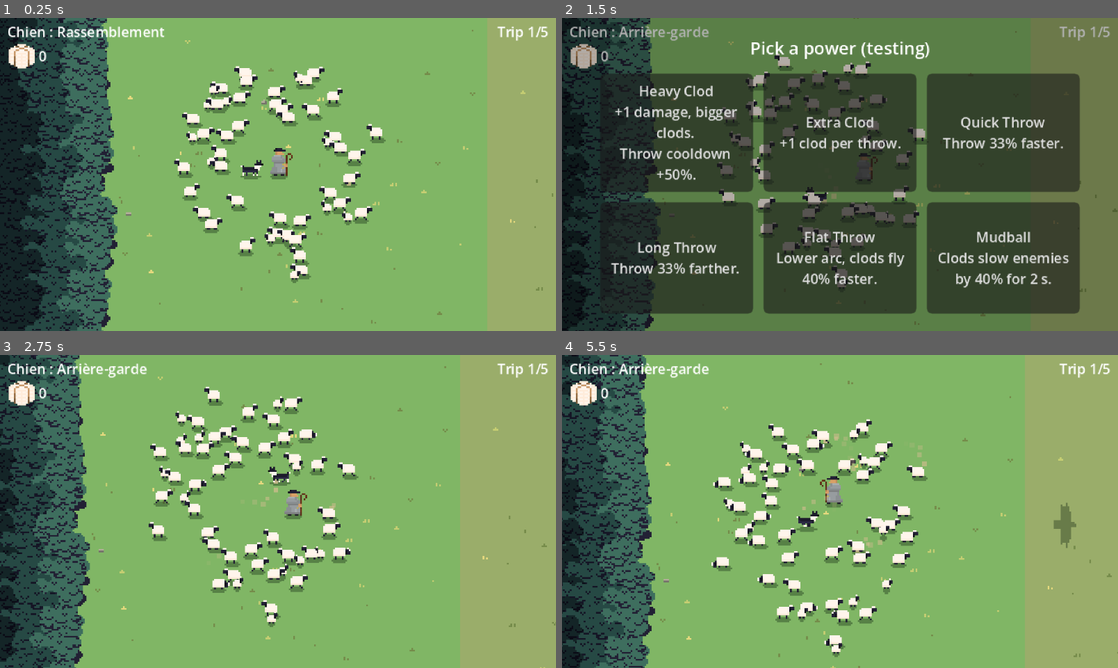
Above: before the commit, frames 1-4 (two rows, left to right).
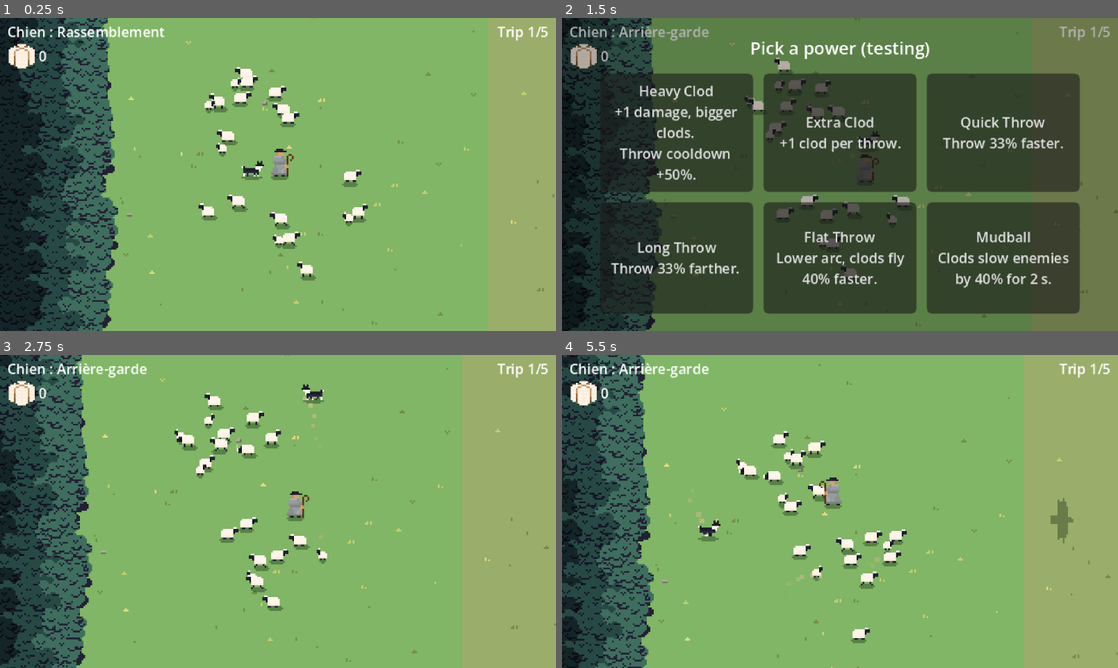
Above: after the commit, the same moments.

Repository: jaimegomesparente/wooly-caravan
Game: Godot game, scene res://scenes/main/main.tscn
Same seed, same stepped clock (60 frames per second), same inputs: the game is played once before the commit and once after it.
Inputs (mouse positions are in pixels of both pictures, inside the frame that each line leads up to):
- Up to frame 1 (0.25 s): no input
- Up to frame 2 (1.5 s): move the mouse to (962, 158) at 0.52 s; hold Right (move_right) 0.53-1.28 s; tap Space (dog_mode) at 0.6 s; move the mouse to (728, 190) at 1.27 s; hold Down (move_down) from 1.28 s (still down); tap P (pick_power) at 1.35 s
- Up to frame 3 (2.75 s): release Down (move_down) at 2 s; click "Heavy Clod +1 damage, bigger …" at 2 s
- Up to frame 4 (5.5 s): move the mouse to (895, 442) at 2.77 s; hold Right (move_right) 2.78-3.53 s; tap E (spawn_eagle) at 2.85 s; move the mouse to (812, 574) at 3.52 s; hold Up (move_up) 3.53-4.28 s; tap L (spawn_wolf) at 3.6 s; move the mouse to (1006, 558) at 4.27 s; hold Left (move_left) from 4.28 s (still down); click (1006, 558) at 4.35 s; move the mouse to (673, 464) at 5.02 s; tap Mouse wheel up (zoom_in) at 5.1 s

The runs differ from the first frame. In frame 1, 9.0% of the frame differs, in the area x 0-100%, y 0-100%; in frame 2, 6.2%; in frame 3, 13%; in frame 4, 12%.

Commit message:
feat(sheep): ram scene with its own sprite, never shorn

Diff:
--- /dev/null
+++ b/entities/sheep/ram.tscn
@@ -0,0 +1,150 @@
+[gd_scene format=3]
+
+[ext_resource type="Script" uid="uid://54f5ttv4q0c" path="res://entities/sheep/sheep.gd" id="1_script"]
+[ext_resource type="Resource" uid="uid://cqv7e475qv2o1" path="res://resources/flock_config.tres" id="2_config"]
+[ext_resource type="Texture2D" uid="uid://o0l3aafdlele" path="res://art/sprites/sheeps/ram-Sheet.png" id="3_sheet"]
+[ext_resource type="PackedScene" path="res://effects/dust.tscn" id="4_dust"]
+[ext_resource type="PackedScene" path="res://effects/shadow.tscn" id="shadow_fx"]
+
+[sub_resource type="AtlasTexture" id="AtlasTexture_r0"]
+atlas = ExtResource("3_sheet")
+region = Rect2(0, 0, 16, 16)
+
+[sub_resource type="AtlasTexture" id="AtlasTexture_r1"]
+atlas = ExtResource("3_sheet")
+region = Rect2(16, 0, 16, 16)
+
+[sub_resource type="AtlasTexture" id="AtlasTexture_r2"]
+atlas = ExtResource("3_sheet")
+region = Rect2(32, 0, 16, 16)
+
+[sub_resource type="AtlasTexture" id="AtlasTexture_r3"]
+atlas = ExtResource("3_sheet")
+region = Rect2(48, 0, 16, 16)
+
+[sub_resource type="AtlasTexture" id="AtlasTexture_r4"]
+atlas = ExtResource("3_sheet")
+region = Rect2(64, 0, 16, 16)
+
+[sub_resource type="AtlasTexture" id="AtlasTexture_r5"]
+atlas = ExtResource("3_sheet")
+region = Rect2(80, 0, 16, 16)
+
+[sub_resource type="AtlasTexture" id="AtlasTexture_r6"]
+atlas = ExtResource("3_sheet")
+region = Rect2(96, 0, 16, 16)
+
+[sub_resource type="AtlasTexture" id="AtlasTexture_r7"]
+atlas = ExtResource("3_sheet")
+region = Rect2(112, 0, 16, 16)
+
+[sub_resource type="AtlasTexture" id="AtlasTexture_r8"]
+atlas = ExtResource("3_sheet")
+region = Rect2(128, 0, 16, 16)
+
+[sub_resource type="AtlasTexture" id="AtlasTexture_r9"]
+atlas = ExtResource("3_sheet")
+region = Rect2(144, 0, 16, 16)
+
+[sub_resource type="SpriteFrames" id="SpriteFrames_ram"]
+animations = [{
+"frames": [{
+"duration": 1.0,
+"texture": SubResource("AtlasTexture_r8")
+}, {
+"duration": 1.0,
+"texture": SubResource("AtlasTexture_r9")
+}],
+"loop": 1,
+"name": &"butt",
+"speed": 8.0
+}, {
+"frames": [{
+"duration": 1.0,
+"texture": SubResource("AtlasTexture_r6")
+}, {
+"duration": 1.0,
+"texture": SubResource("AtlasTexture_r5")
+}, {
+"duration": 1.0,
+"texture": SubResource("AtlasTexture_r4")
+}],
+"loop": 0,
+"name": &"finished_graze",
+"speed": 3.0
+}, {
+"frames": [{
+"duration": 1.0,
+"texture": SubResource("AtlasTexture_r6")
+}, {
+"duration": 1.0,
+"texture": SubResource("AtlasTexture_r7")
+}],
+"loop": 1,
+"name": &"graze",
+"speed": 2.0
+}, {
+"frames": [{
+"duration": 1.0,
+"texture": SubResource("AtlasTexture_r0")
+}, {
+"duration": 1.0,
+"texture": SubResource("AtlasTexture_r1")
+}],
+"loop": 1,
+"name": &"idle",
+"speed": 5.0
+}, {
+"frames": [{
+"duration": 1.0,
+"texture": SubResource("AtlasTexture_r2")
+}, {
+"duration": 1.0,
+"texture": SubResource("AtlasTexture_r3")
+}],
+"loop": 1,
+"name": &"run",
+"speed": 8.0
+}, {
+"frames": [{
+"duration": 1.0,
+"texture": SubResource("AtlasTexture_r4")
+}, {
+"duration": 1.0,
+"texture": SubResource("AtlasTexture_r5")
+}, {
+"duration": 1.0,
+"texture": SubResource("AtlasTexture_r6")
+}],
+"loop": 0,
+"name": &"to_graze",
+"speed": 3.0
+}]
+
+[sub_resource type="RectangleShape2D" id="RectangleShape2D_ram"]
+size = Vector2(7.375, 6)
+
+[node name="Ram" type="CharacterBody2D" groups=["sheep"]]
+collision_layer = 2
+collision_mask = 16
+motion_mode = 1
+script = ExtResource("1_script")
+config = ExtResource("2_config")
+ram = true
+
+[node name="Shadow" parent="." node_paths=PackedStringArray("sprite") instance=ExtResource("shadow_fx")]
+instance_shader_parameters/size = Vector2(9, 3)
+position = Vector2(-1, 0)
+size = Vector2i(9, 3)
+sprite = NodePath("../AnimatedSprite2D")
+
+[node name="Dust" parent="." instance=ExtResource("4_dust")]
+
+[node name="AnimatedSprite2D" type="AnimatedSprite2D" parent="."]
+position = Vector2(4, -8)
+sprite_frames = SubResource("SpriteFrames_ram")
+animation = &"idle"
+
+[node name="CollisionShape2D" type="CollisionShape2D" parent="."]
+position = Vector2(-0.5, -4)
+shape = SubResource("RectangleShape2D_ram")
--- a/entities/sheep/sheep.gd
+++ b/entities/sheep/sheep.gd
@@ -16,6 +16,8 @@
 const WANDER_TIMEOUT := 3.0
 ## Time (s) of a 1 px hop: on being shorn, or a lamb's little jump at rest.
 const HOP_TIME := 0.15
+## Time (s) a ram plays its butt animation.
+const BUTT_TIME := 0.3
 
 ## Toggled by the debug overlay (F3): each sheep draws a line to its target and a state dot.
 static var debug_draw: bool = false
@@ -27,8 +29,9 @@
 
 var mother: Sheep
 var grow_trips: int = 0
-## A ram butts away the enemies that come to grab it (see FlockConfig ram_*); set with make_ram().
-var ram: bool = false
+## A ram (`ram.tscn`, bought in the shop) butts away the enemies that come to grab it (see
+## FlockConfig ram_*); it is never shorn.
+@export var ram: bool = false
 
 ## Shorn on the pasture: plays the `_shaved` animations; the wool may grow back at the end of each
 ## graze (regrow_chance).
@@ -109,8 +112,6 @@
 	_set_facing_left(cos(_heading) < 0.0)
 	_think_timer = randf_range(0.0, config.think_interval_max)
 	_sprite.animation_finished.connect(_on_animation_finished)
-	if ram:
-		_sprite.modulate = config.ram_tint
 	_enter_rest()
 
 
@@ -222,13 +223,6 @@
 	_pending_gait = Gait.REST
 
 
-## Turns into a ram (tinted until it has a sprite of its own).
-func make_ram() -> void:
-	ram = true
-	if is_node_ready():
-		_sprite.modulate = config.ram_tint
-
-
 ## Called by an enemy about to grab this sheep: a ram ready to butt turns to it, hops and butts it
 ## back instead of being caught (true).
 func fends_off(enemy: Enemy) -> bool:
@@ -742,6 +736,9 @@
 		hop = roundf(absf(sin(_hop_distance * PI / config.hop_length)) * config.hop_height)
 	_sprite.position.y = _sprite_offset_y - hop
 
+	if ram and _butt_timer > config.ram_cooldown - BUTT_TIME:
+		_play(&"butt", 1.0)
+		return
 	if _speed > GUIDE_STOPPED_SPEED:
 		# No run_shaved yet: a shorn sheep would show its wool while it moves, so it keeps idle_shaved.
 		if shaved and not _has_frames(&"run_shaved"):
--- a/resources/flock_config.gd
+++ b/resources/flock_config.gd
@@ -119,8 +119,6 @@
 @export var ram_push: float = 10.0
 @export var ram_stun_time: float = 1.5
 @export var ram_cooldown: float = 2.0
-## Tint of a ram until it has a sprite of its own.
-@export var ram_tint: Color = Color(0.85, 0.7, 0.5)
 
 @export_group("Variety")
 ## Each sheep gets a temperament from timid to bold; this scales how much it changes: a timid sheep
--- a/scenes/main/main.gd
+++ b/scenes/main/main.gd
@@ -3,6 +3,7 @@
 @export var sheep_scene: PackedScene
 @export var sheep_count: int = 10
 @export var lamb_scene: PackedScene
+@export var ram_scene: PackedScene
 ## Share of the starting sheep that have a lamb.
 @export_range(0.0, 1.0) var lamb_ratio: float = 0.3
 ## A lamb grows into a sheep after this many trips (drawn between min and max).
@@ -37,11 +38,10 @@
 		RunManager.start_flock(sheep_count, lamb_ratio, lamb_grow_trips)
 	var mothers: Array[Sheep] = []
 	for i in RunManager.sheep:
-		var sheep := sheep_scene.instantiate() as Sheep
+		var scene := ram_scene if i < RunManager.rams else sheep_scene
+		var sheep := scene.instantiate() as Sheep
 		var offset := Vector2.from_angle(randf() * TAU) * randf_range(spawn_radius * 0.5, spawn_radius)
 		sheep.position = _shepherd.position + offset
-		if i < RunManager.rams:
-			sheep.make_ram()
 		add_child(sheep)
 		mothers.append(sheep)
 	mothers.shuffle()
--- a/scenes/main/main.tscn
+++ b/scenes/main/main.tscn
@@ -8,21 +8,22 @@
 [ext_resource type="Script" uid="uid://bqilwa470fm3t" path="res://scenes/main/debug_overlay.gd" id="6_debug"]
 [ext_resource type="Resource" uid="uid://cqv7e475qv2o1" path="res://resources/flock_config.tres" id="7_config"]
 [ext_resource type="PackedScene" uid="uid://dsla4jtx1mnqu" path="res://entities/wolf/wolf.tscn" id="8_wolf"]
-[ext_resource type="PackedScene" path="res://entities/eagle/eagle.tscn" id="16_eagle"]
 [ext_resource type="Script" uid="uid://bo1b31a41aamx" path="res://scenes/main/trip.gd" id="9_trip"]
 [ext_resource type="PackedScene" path="res://ui/end_screen.tscn" id="10_end"]
-[ext_resource type="PackedScene" path="res://ui/pasture_screen.tscn" id="17_pasture"]
 [ext_resource type="PackedScene" uid="uid://c67pgonbomrfh" path="res://entities/dog/dog.tscn" id="11_dog"]
 [ext_resource type="Script" uid="uid://ptixokqk1ji5" path="res://ui/dog_mode_label.gd" id="12_dog_mode"]
 [ext_resource type="Script" uid="uid://btvxehkrfvnr3" path="res://scenes/main/attack_director.gd" id="13_attacks"]
 [ext_resource type="Script" uid="uid://d02ut0adswhae" path="res://scenes/main/forest.gd" id="14_forest"]
 [ext_resource type="Texture2D" uid="uid://k3g1uuc7bcwu" path="res://art/sprites/environment/trees.png" id="15_trees"]
-[ext_resource type="Script" path="res://scenes/main/shearing.gd" id="18_shearing"]
+[ext_resource type="PackedScene" uid="uid://dll346jmi8hil" path="res://entities/eagle/eagle.tscn" id="16_eagle"]
+[ext_resource type="PackedScene" path="res://ui/pasture_screen.tscn" id="17_pasture"]
+[ext_resource type="Script" uid="uid://cretwigclyc4g" path="res://scenes/main/shearing.gd" id="18_shearing"]
 [ext_resource type="PackedScene" path="res://effects/wool_fluff.tscn" id="19_fluff"]
-[ext_resource type="Script" path="res://ui/wool_counter.gd" id="20_wool"]
+[ext_resource type="Script" uid="uid://elpsseinxfte" path="res://ui/wool_counter.gd" id="20_wool"]
 [ext_resource type="Texture2D" uid="uid://b26x52vwyo2r4" path="res://art/sprites/others/items.png" id="21_items"]
-[ext_resource type="PackedScene" path="res://entities/sheep/lamb.tscn" id="22_lamb"]
+[ext_resource type="PackedScene" uid="uid://dfuj5vfskm0fp" path="res://entities/sheep/lamb.tscn" id="22_lamb"]
 [ext_resource type="PackedScene" path="res://ui/shop_screen.tscn" id="23_shop"]
+[ext_resource type="PackedScene" path="res://entities/sheep/ram.tscn" id="24_ram"]
 
 [sub_resource type="AtlasTexture" id="AtlasTexture_wool"]
 atlas = ExtResource("21_items")
@@ -32,9 +33,10 @@
 y_sort_enabled = true
 script = ExtResource("1_script")
 sheep_scene = ExtResource("3_sheep")
-sheep_count = 40
+sheep_count = 15
+lamb_scene = ExtResource("22_lamb")
+ram_scene = ExtResource("24_ram")
 dog_scene = ExtResource("11_dog")
-lamb_scene = ExtResource("22_lamb")
 
 [node name="Ground" type="Node2D" parent="." unique_id=1590427545]
 z_index = -2
@@ -71,13 +73,14 @@
 packs = Array[int]([2, 3, 3])
 eagles = Array[int]([1, 1, 2])
 
-[node name="Shearing" type="Node" parent="." node_paths=PackedStringArray("attacks", "counter")]
+[node name="Shearing" type="Node" parent="." unique_id=1689612079 node_paths=PackedStringArray("attacks", "counter")]
 script = ExtResource("18_shearing")
 attacks = NodePath("../AttackDirector")
 counter = NodePath("../Hud/Wool")
 fluff_scene = ExtResource("19_fluff")
 sheep_scene = ExtResource("3_sheep")
 lamb_scene = ExtResource("22_lamb")
+ram_scene = ExtResource("24_ram")
 
 [node name="Hud" type="CanvasLayer" parent="." unique_id=1486859162]
 
@@ -87,7 +90,7 @@
 theme_override_font_sizes/font_size = 8
 script = ExtResource("12_dog_mode")
 
-[node name="TripLabel" type="Label" parent="Hud"]
+[node name="TripLabel" type="Label" parent="Hud" unique_id=1587361553]
 anchors_preset = 1
 anchor_left = 1.0
 anchor_right = 1.0
@@ -98,7 +101,7 @@
 theme_override_font_sizes/font_size = 8
 horizontal_alignment = 2
 
-[node name="Wool" type="Control" parent="Hud"]
+[node name="Wool" type="Control" parent="Hud" unique_id=1893674713]
 layout_mode = 3
 anchors_preset = 0
 offset_left = 4.0
@@ -108,7 +111,7 @@
 mouse_filter = 2
 script = ExtResource("20_wool")
 
-[node name="Icon" type="TextureRect" parent="Hud/Wool"]
+[node name="Icon" type="TextureRect" parent="Hud/Wool" unique_id=1428910079]
 layout_mode = 0
 offset_right = 16.0
 offset_bottom = 16.0
@@ -116,7 +119,7 @@
 mouse_filter = 2
 texture = SubResource("AtlasTexture_wool")
 
-[node name="Label" type="Label" parent="Hud/Wool"]
+[node name="Label" type="Label" parent="Hud/Wool" unique_id=737339056]
 layout_mode = 0
 offset_left = 18.0
 offset_top = 2.0
@@ -124,7 +127,7 @@
 
 [node name="EndScreen" parent="." unique_id=798652235 instance=ExtResource("10_end")]
 
-[node name="PastureScreen" parent="." instance=ExtResource("17_pasture")]
+[node name="PastureScreen" parent="." unique_id=182035227 instance=ExtResource("17_pasture")]
 
-[node name="ShopScreen" parent="." node_paths=PackedStringArray("counter") instance=ExtResource("23_shop")]
+[node name="ShopScreen" parent="." unique_id=1205952366 node_paths=PackedStringArray("counter") instance=ExtResource("23_shop")]
 counter = NodePath("../Hud/Wool")
--- a/scenes/main/shearing.gd
+++ b/scenes/main/shearing.gd
@@ -1,7 +1,7 @@
 class_name Shearing
 extends Node
 ## On the pasture between two trips. The lambs old enough grow into sheep (a burst of fluff), then
-## the flock is shorn one sheep at a time (not the lambs), left to right, faster and faster: a burst of fluff, the sheep turns shorn, and its wool flies to the counter (`shorn`
+## the flock is shorn one sheep at a time (not the lambs nor the rams), left to right, faster and faster: a burst of fluff, the sheep turns shorn, and its wool flies to the counter (`shorn`
 ## once all are done). While the power is chosen and recruits are bought the wool may grow back as
 ## the sheep graze; once the shop is left (`leave`), the next trip starts. Meanwhile the shepherd and the dog stand still, the
 ## enemies left run off and no attack comes.
@@ -15,6 +15,8 @@
 @export var sheep_scene: PackedScene
 ## A lamb bought in the shop.
 @export var lamb_scene: PackedScene
+## What a sheep turns into when a ram is bought in the shop.
+@export var ram_scene: PackedScene
 ## Wool earned per sheep shorn.
 @export var wool_per_sheep: int = 1
 ## Delay (s) between the first two sheep shorn; each next delay is `speed_up` times the last one,
@@ -30,7 +32,7 @@
 	get_tree().set_group("shepherd", "resting", true)
 	get_tree().set_group("dog", "resting", true)
 	_grow_lambs()
-	var flock := get_tree().get_nodes_in_group("sheep").filter(func(sheep: Sheep) -> bool: return not sheep.lamb)
+	var flock := get_tree().get_nodes_in_group("sheep").filter(func(sheep: Sheep) -> bool: return not sheep.lamb and not sheep.ram)
 	flock.sort_custom(func(a: Node2D, b: Node2D) -> bool: return a.global_position.x < b.global_position.x)
 	var delay := interval
 	for sheep: Sheep in flock:
@@ -42,8 +44,9 @@
 
 
 ## A recruit bought in the shop (`sheep` or `lamb`) joins the flock in a burst of fluff, next to a
-## sheep drawn at random: a sheep with its wool, or a lamb that sheep is the mother of. A `ram` turns
-## a sheep drawn at random among those that are not one yet into a ram.
+## sheep drawn at random: a sheep with its wool, or a lamb that sheep is the mother of. A `ram`
+## takes the place of a sheep drawn at random among those that are not one yet (its lambs follow the
+## ram).
 func recruit(item: StringName) -> void:
 	var flock := get_tree().get_nodes_in_group("sheep")
 	if flock.is_empty():
@@ -52,9 +55,16 @@
 	if item == &"ram":
 		var ewes := mothers.filter(func(sheep: Sheep) -> bool: return not sheep.ram)
 		if not ewes.is_empty():
-			var ram: Sheep = ewes.pick_random()
-			ram.make_ram()
-			_puff(ram.global_position)
+			var ewe: Sheep = ewes.pick_random()
+			var ram := ram_scene.instantiate() as Sheep
+			ram.position = ewe.global_position
+			ewe.add_sibling(ram)
+			for lamb: Sheep in flock:
+				if lamb.lamb and lamb.mother == ewe:
+					lamb.mother = ram
+			_puff(ewe.global_position)
+			ewe.remove_from_group("sheep")
+			ewe.queue_free()
 		return
 	var beside: Sheep = mothers.pick_random() if not mothers.is_empty() else flock.pick_random()
 	var newcomer: Sheep
Binary file added: art/sprites/sheeps/ram-Sheet.png
Not shown, added: art/sprites/sheeps/ram-Sheet.png.import
Not shown, changed: CLAUDE.md
